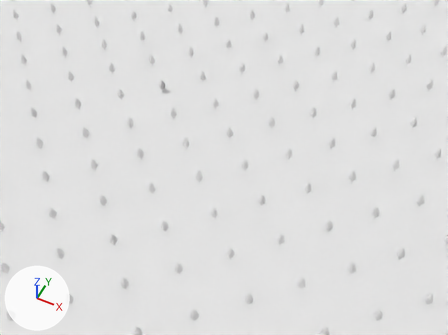
Before and after pictures for a commit that changed the Blender file art/tanks.blend.
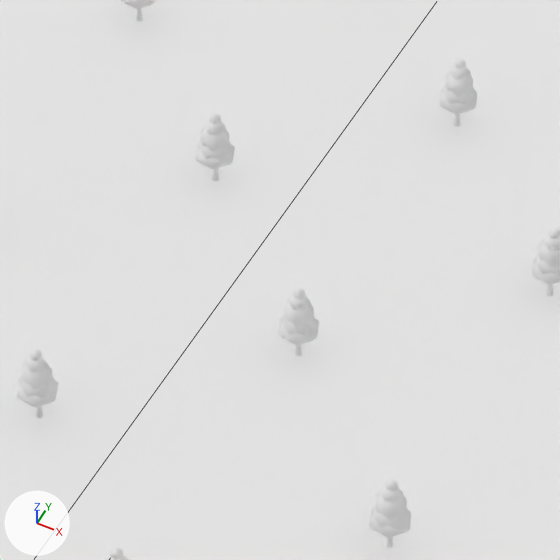
Each version is shown from a 50 mm camera at (20.36, -30.25, 32.61) aimed at (7.3, -4.13, -0.04), then close up on the part from 40% to 61% of the width and 24% to 52% of the height. Lighting does not change. The marker at lower left points along +X, +Y and +Z. The close-ups show mesh edges as thin lines.

The first close-up shows 'GroundModel', 'Trees'.
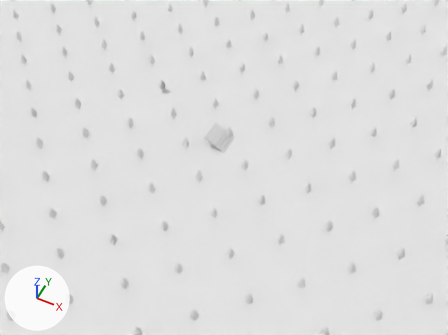
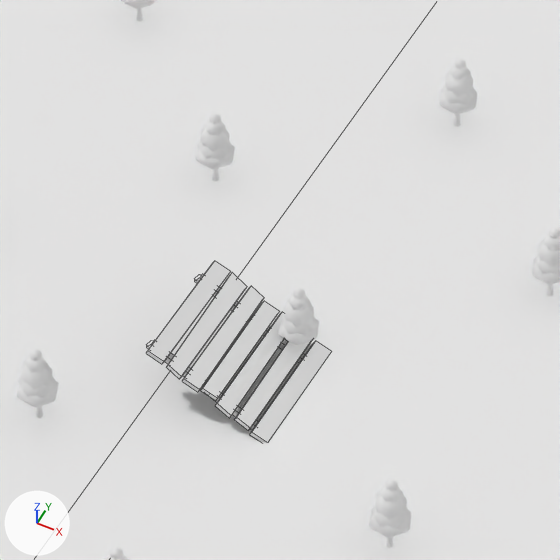
Pixel boxes (x1, y1, x2, y2) of what changed, in the close-ups (560 x 560 px):
'BoardModel', added
    after: (146, 261, 332, 443)

The change, as a list of edits to the scene's bpy script:
```text
Add mat_material_005:
    mat_material_005 = principled_material('Material.005')
    mat_material_005.base_color = (0.8, 0.8, 0.8)  # white #e7e7e7
    mat_material_005.roughness = 1.0
    mat_material_005.specular_ior_level = 0.0
Add me_mesh_060:
    me_mesh_060.from_pydata(...)  # 86 vertices, 66 faces; spans x -0.187..0.187, y -0.174..0.174, z -0.022..0.022
    me_mesh_060.materials.append(mat_material_005)  # its picture is missing
Add ob_boardmodel:
    ob_boardmodel = bpy.data.objects.new('BoardModel', me_mesh_060)
    ob_boardmodel.parent = ob_boardbox
    ob_boardmodel.matrix_parent_inverse = Matrix(((1.057, 0.0, 0.0, -6.699), (0.0, 1.142, 0.0, 3.322), (0.0, 0.0, 9.308, -23.53), (0.0, 0.0, 0.0, 1.0)))
    ob_boardmodel.location = (6.336, -2.908, 2.529)
    ob_boardmodel.scale = (5.0, 5.0, 5.0)
Add ob_boardbox:
    ob_boardbox = bpy.data.objects.new('BoardBox', None)
    ob_boardbox.parent = ob_board
    ob_boardbox.matrix_parent_inverse = Matrix(((1.0, 0.0, 0.0, -6.336), (0.0, 1.0, 0.0, 2.908), (0.0, 0.0, 1.0, -2.529), (0.0, 0.0, 0.0, 1.0)))
    ob_boardbox.location = (6.336, -2.908, 2.529)
    ob_boardbox.scale = (0.946, 0.875, 0.107)
Add ob_board:
    ob_board = bpy.data.objects.new('Board', None)
    ob_board.location = (6.336, -2.908, 1.354)
    ob_board.rotation_euler = (0.0, 0.503, 0.0)  # degrees (0, 29, 0)
```
